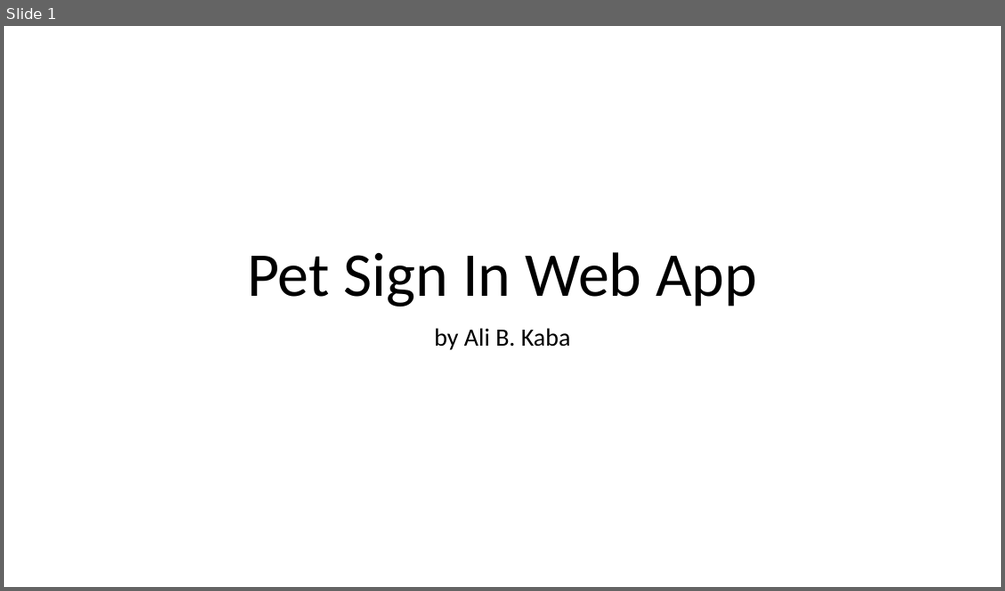
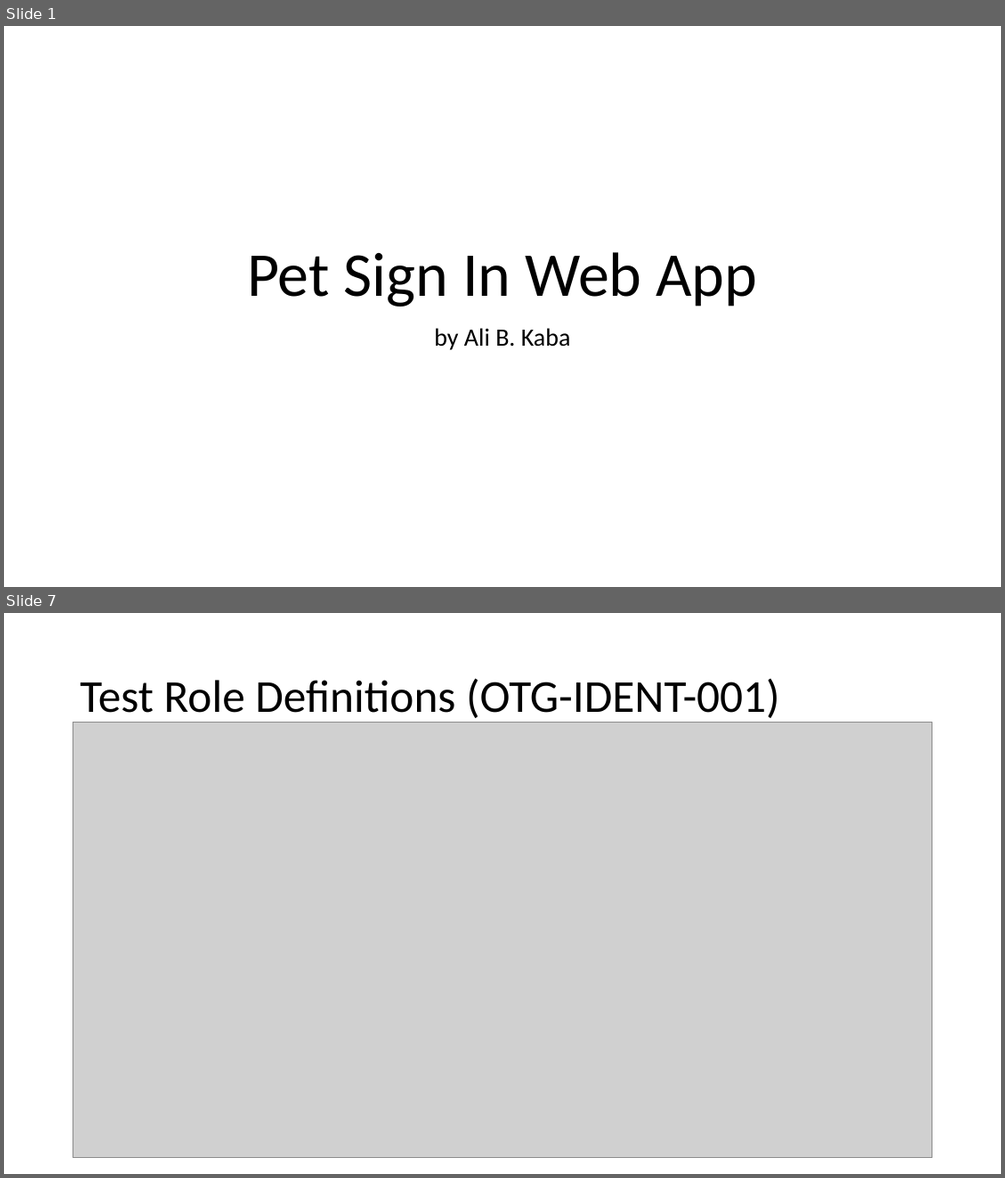
Before and after one commit to alibkaba/Pet_Sign_In_Web_App, a slide deck: doc/Ali_Kaba.pptx. Shown one above the other, each under a label of ours: slide 1 before the commit, slides 1 and 7 after it; the slides between them are not shown. The pictures are 1005x591 and 1005x1178 pixels, drawn with LibreOffice and Linux fonts; fonts in the diff are those of the drawing; grey boxes stand for pictures. Boxes give left, top, right and bottom in pixels: in the first picture for what was removed or moved away, otherwise in the second. Text is boxed around its words. In the diff, an @@ line names an element or a change of style, - is before the commit and + after.

```diff
--- a/doc/Ali_Kaba.pptx
+++ b/doc/Ali_Kaba.pptx
@@ slide 7 added at bbox=[4, 613, 1001, 1174], background #FFFFFF @@
@@ title added at bbox=[80, 678, 780, 722], 44 pt, text #000000 @@
+Test Role Definitions (OTG-IDENT-001)
@@ picture added at bbox=[73, 722, 933, 1158] @@
```
Also in this commit, not shown: 2 slides changed, 13 other slides added, 2 slides removed, 10 other files.
